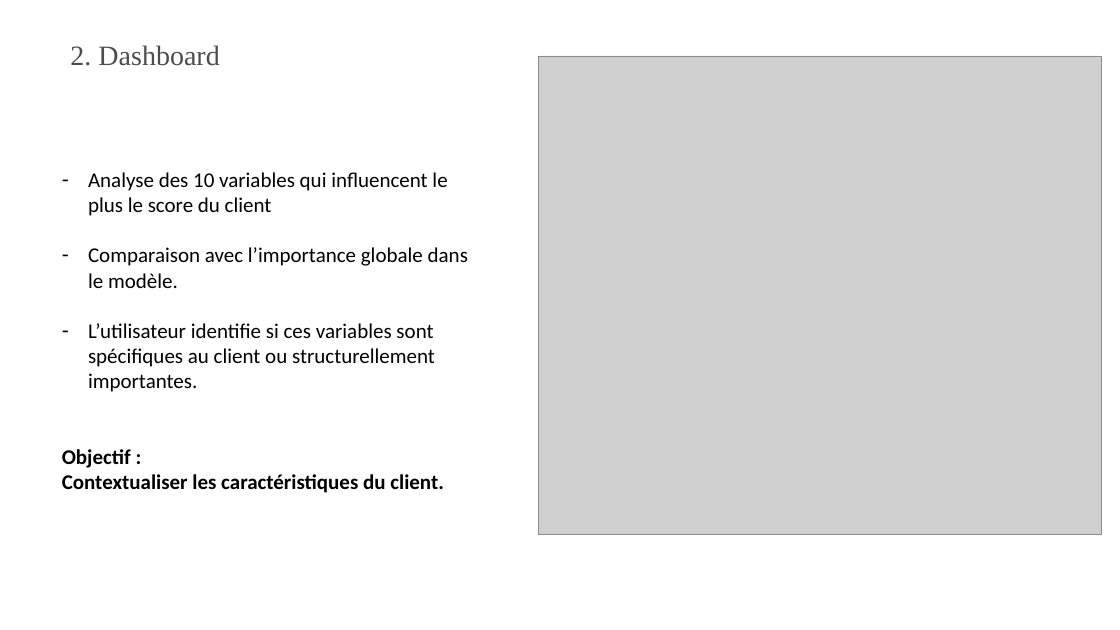
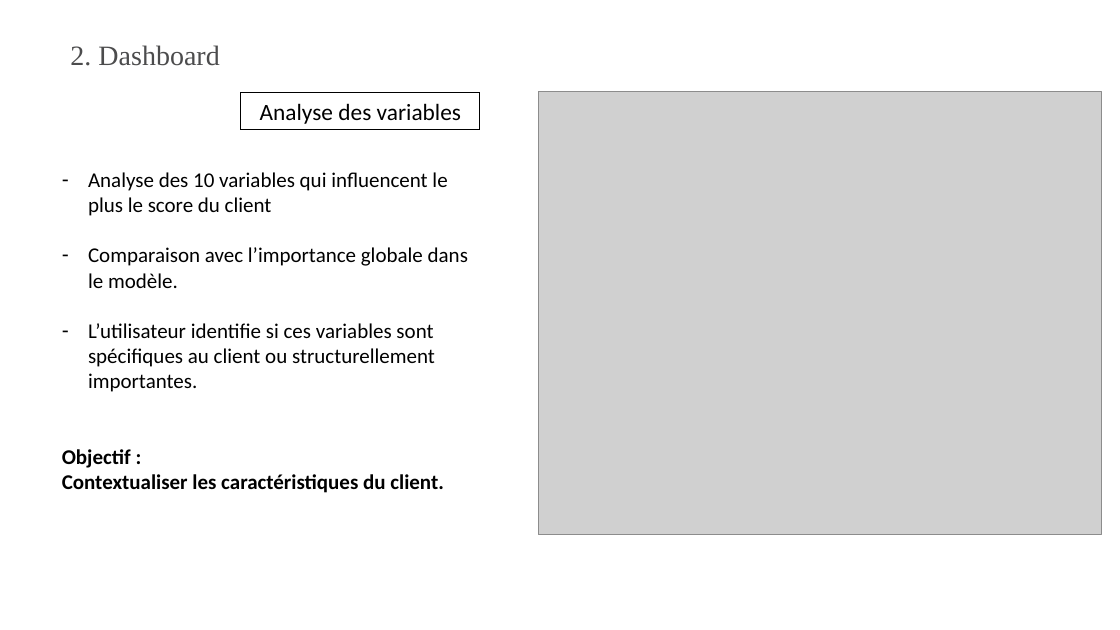
Before and after one commit to OSteeve/8_Realisez_un_dashboard_et_assurez_une_veille_technique, a slide deck: slide 9 of Presentation/P8_Otto_Steeve_4_presentation_052026.pptx. Drawn at 1120x630 pixels with LibreOffice and Linux fonts; fonts in the diff are those of the drawing; grey boxes stand for pictures. Boxes give left, top, right and bottom in pixels: in the first picture for what was removed or moved away, otherwise in the second. Text is boxed around its words. In the diff, an @@ line names an element or a change of style, - is before the commit and + after.

```diff
--- a/Presentation/P8_Otto_Steeve_4_presentation_052026.pptx
+++ b/Presentation/P8_Otto_Steeve_4_presentation_052026.pptx
@@ rectangle added at box(241, 93, 481, 130), outline #000000 0.75 pt, 20 pt, text #000000 @@
+Analyse des variables
@@ picture: place and size @@
-picture at box(539, 56, 1102, 535)
+picture at box(539, 92, 1102, 534)
```
Also in this commit, not shown: 18 other slides changed.
